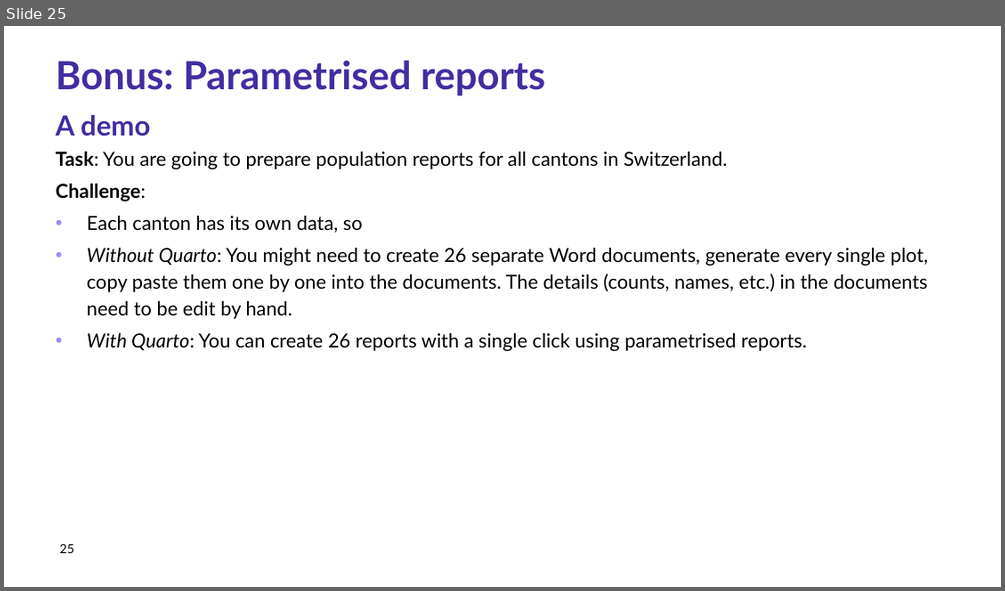
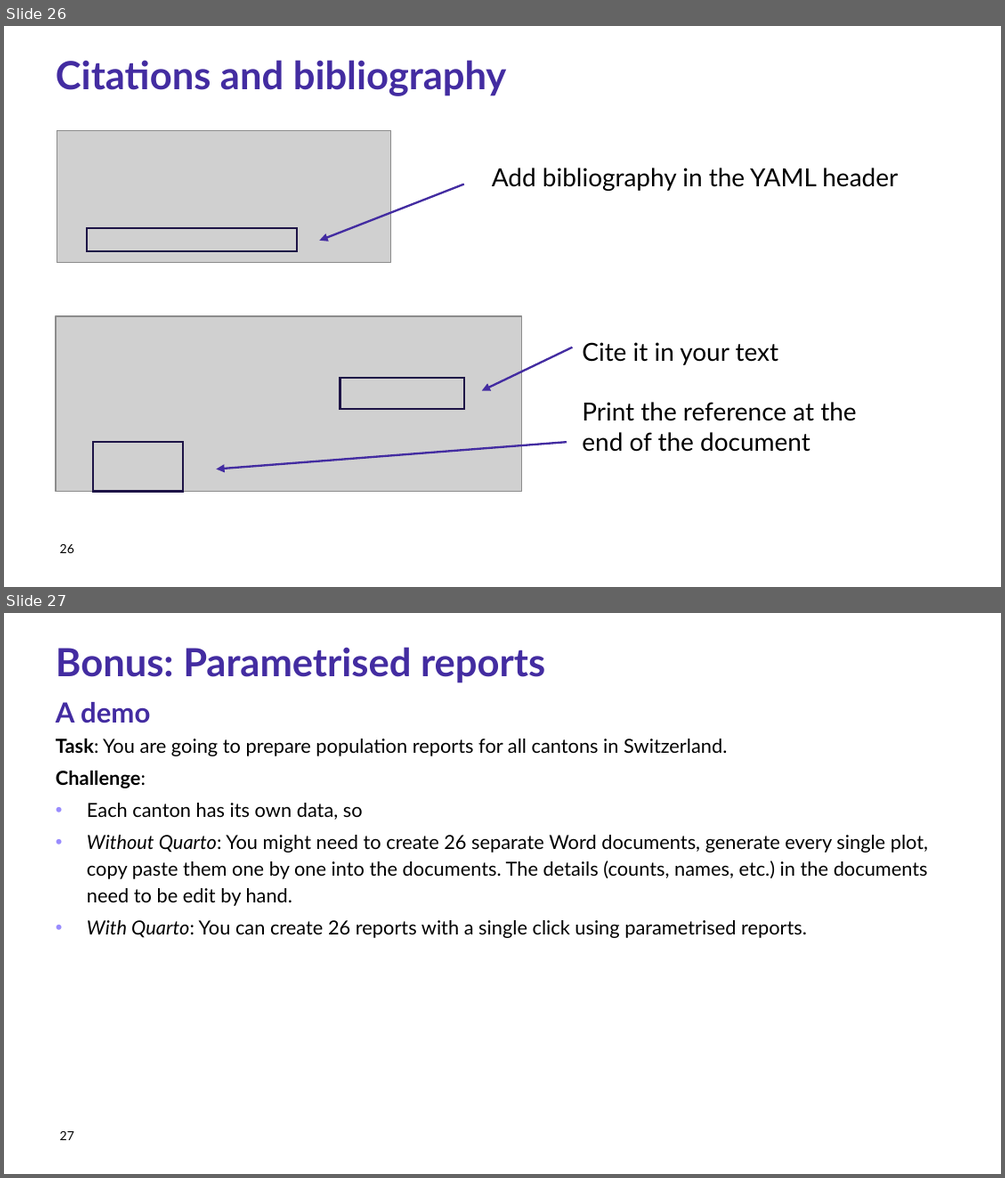
Before and after one commit to Research-IT-Swiss-TPH/quarto-workshop-2026, a slide deck: slides/lecture.pptx. Shown one above the other, each under a label of ours: slide 25 before the commit, slides 26 and 27 after it. The pictures are 1005x591 and 1005x1178 pixels, drawn with LibreOffice and Linux fonts; fonts in the diff are those of the drawing; grey boxes stand for pictures; background and template pictures are left out. Boxes give left, top, right and bottom in pixels: in the first picture for what was removed or moved away, otherwise in the second. Text is boxed around its words. In the diff, an @@ line names an element or a change of style, - is before the commit and + after.

```diff
--- a/slides/lecture.pptx
+++ b/slides/lecture.pptx
@@ slide 26 added at [4,26,1001,587], background #FFFFFF @@
@@ title added at [56,60,507,96], 28 pt, text #432CA1, bold @@
+Citations and bibliography
@@ picture added at [57,131,391,264] @@
@@ arrow added from (463, 184) to (319, 240), #432CA1 1.5 pt @@
@@ text added at [492,168,898,191], 18 pt, text #000000 @@
+Add bibliography in the YAML header
@@ rectangle added at [87,228,297,251], outline #1D1347 1.5 pt @@
@@ picture added at [56,316,522,491] @@
@@ text added at [582,342,856,451], 18 pt, text #000000 @@
+Cite it in your text
+Print the reference at the end of the document
@@ arrow added from (572, 347) to (481, 391), #432CA1 1.5 pt @@
@@ rectangle added at [340,378,463,409], outline #1D1347 1.5 pt @@
@@ rectangle added at [93,442,182,491], outline #1D1347 1.5 pt @@
@@ arrow added from (566, 442) to (217, 468), #432CA1 1.5 pt @@
@@ page number added at [60,544,74,553], 9 pt, text #000000 @@
+26
@@ what was slide 25 is now slide 27 @@
@@ page number at [60,1131,74,1140]: text changed @@
-25
+27
```
Also in this commit, not shown: 6 slides changed, 1 other slide added.
